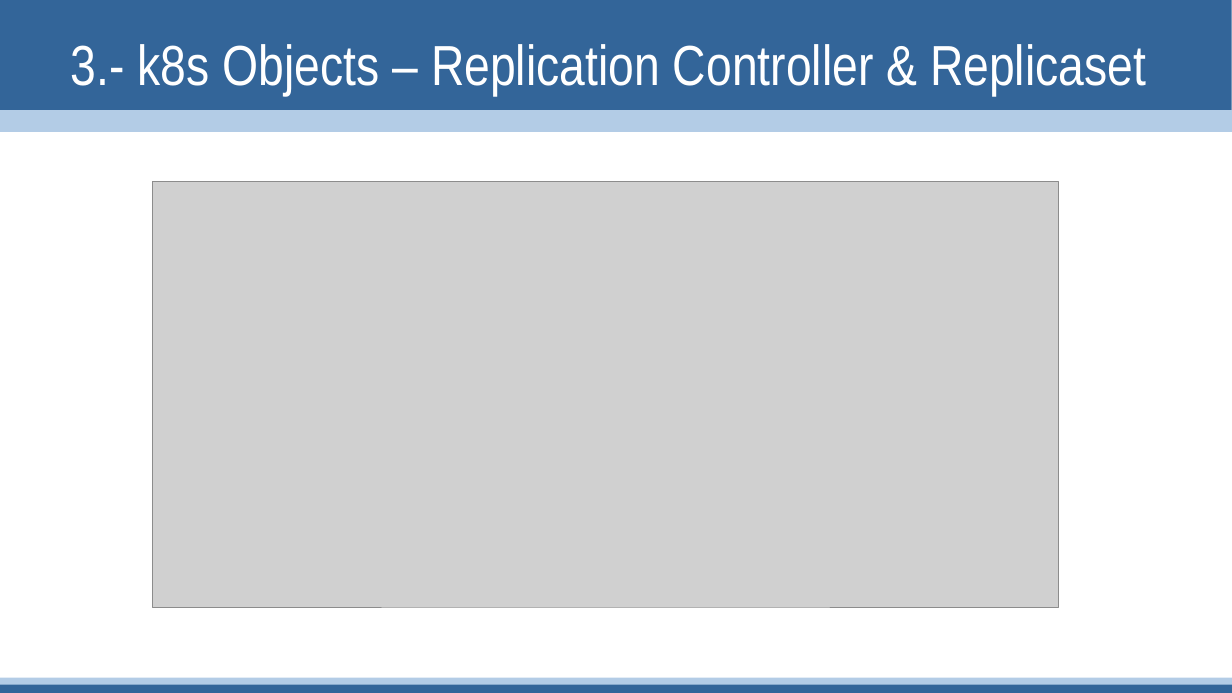
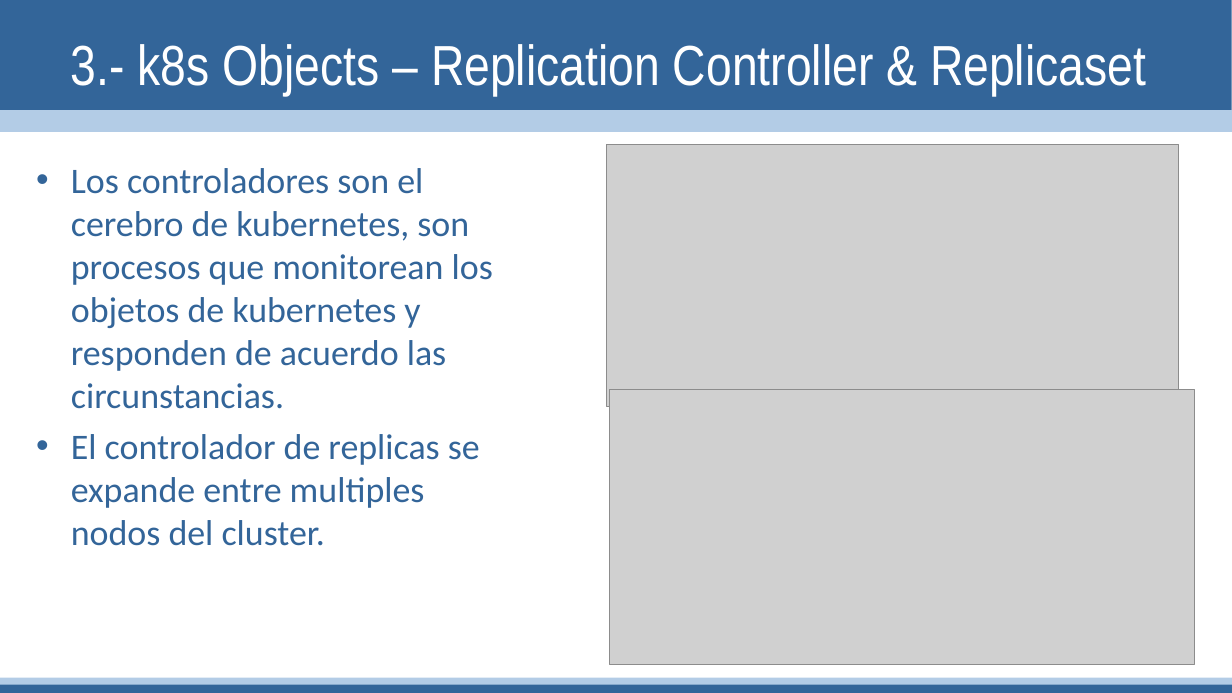
Before and after one commit to linuxsapiens/curso_kubernetes, a slide deck: slide 36 of Kubernetes2.pptx. Drawn at 1232x693 pixels with LibreOffice and Linux fonts; fonts in the diff are those of the drawing; grey boxes stand for pictures. Boxes give left, top, right and bottom in pixels: in the first picture for what was removed or moved away, otherwise in the second. Text is boxed around its words. In the diff, an @@ line names an element or a change of style, - is before the commit and + after.

```diff
--- a/Kubernetes2.pptx
+++ b/Kubernetes2.pptx
@@ picture added at (607, 144, 1179, 407) @@
@@ text added at (71, 168, 493, 546), 28 pt, text #336599 @@
+• Los controladores son el cerebro de kubernetes, son procesos que monitorean los objetos de kubernetes y responden de acuerdo las circunstancias.
+• El controlador de replicas se expande entre multiples nodos del cluster.
@@ picture: place and size @@
-picture at (152, 182, 1059, 607)
+picture at (609, 390, 1195, 665)
```
Also in this commit, not shown: 1 other slide changed, 10 slides added, 4 other files.
